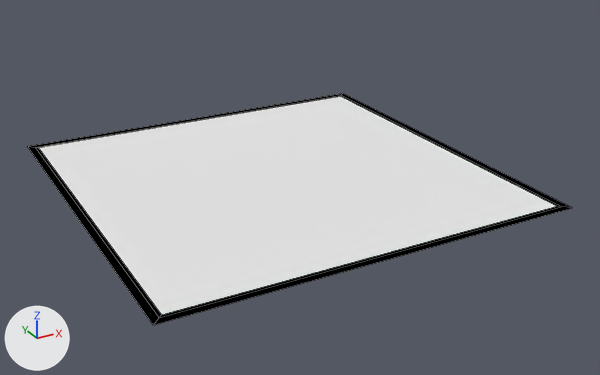
Renders of the Blender file Content/Blender/Resident1.blend from each side of a commit.
Camera for both pictures: a 50 mm lens placed at (-1.74, -3.41, 0.61), pointed at (0.06, -0.14, -1.03). The lights are fixed; the arrows at lower left show +X, +Y and +Z. Mesh edges are drawn as thin lines.
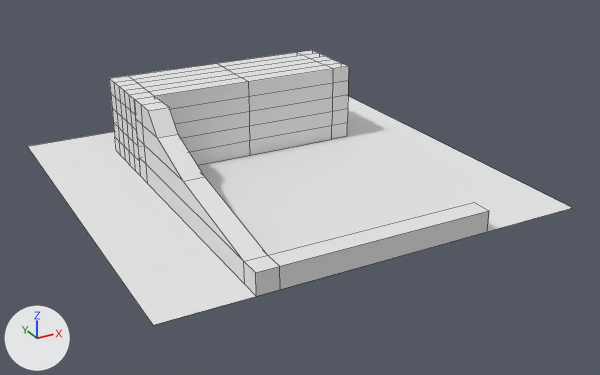
Where the newer file only moved an object's origin or applied its transform, the numbers keep the older frame.

What differs and where, as boxes (x1, y1, x2, y2) in the pictures (600 x 375 px):
'Plane', reshaped
    before: (27, 93, 572, 325)
    after: (27, 96, 572, 325)
'Cube.001', added
    after: (109, 50, 349, 176)
    faces in mat_red (white #e7e7e7): (114, 55, 333, 170)
    faces in mat_blue (white #e7e7e7): (170, 83, 333, 152)
    faces in mat_black (white #e7e7e7): (109, 50, 349, 176)
    faces in mat_gray (white #e7e7e7): (129, 52, 332, 96)
'Cube.002', added
    after: (134, 96, 489, 296)

The edits, one by one:
Material 'Blue' (mat_blue) is new.
Its base color is (0.8, 0.8, 0.8) (white #e7e7e7).
Material 'Red' (mat_red) is new.
Its base color is (0.8, 0.8, 0.8) (white #e7e7e7).
Material 'Yellow' (mat_yellow) is new.
Its base color is (0.8, 0.8, 0.8) (white #e7e7e7).
Material 'Gray' (mat_gray) is new.
Its base color is (0.8, 0.8, 0.8) (white #e7e7e7).
Material 'Black' (mat_black) is new.
Its base color is (0.8, 0.8, 0.8) (white #e7e7e7).
me_plane_001 has 12 vertices, 9 faces and spans x -1.0..1.0, y -1.0..1.0, z 0.0.
me_plane_001 is used by ob_plane; location (0.0, 0.0, -1.0).
Verts and faces of me_plane_001; kept vertices keep their numbers, new ones are numbered from 12.
Before the commit, vertices of me_plane_001: 0 (-1.0, -1.0, 0.0) at pixel (153, 325), 1 (1.0, -1.0, 0.0) at pixel (572, 207), 2 (-1.0, 1.0, 0.0) at pixel (27, 146), 3 (1.0, 1.0, 0.0) at pixel (342, 93), 4 (-0.96, -0.96, 0.0) at pixel (159, 317).
Before the commit, vertices of me_plane_001: 5 (0.96, -0.96, 0.0) at pixel (561, 206), 6 (-0.96, 0.96, 0.0) at pixel (35, 147), 7 (0.96, 0.96, 0.0) at pixel (340, 95), 8 (-0.95, -0.95, 0.0) at pixel (161, 314), 9 (0.95, -0.95, 0.0) at pixel (556, 206).
Before the commit, vertices of me_plane_001: 10 (-0.95, 0.95, 0.0) at pixel (38, 147), 11 (0.95, 0.95, 0.0) at pixel (340, 96).
me_plane_001 no longer uses material mat_material (black #000000).
Part 1, on me_plane_001:
Vertices deleted: 4 to 11 (with the faces that use them).
New faces: (0, 2, 3, 1).
Mesh me_cube_005 is new.
It has 38 vertices, 36 faces and spans x -1.0..21.0, y -25.0..1.0, z -1.0..7.0.
It uses material mat_blue (white #e7e7e7).
Mesh me_cube_004 is new.
It has 132 vertices, 130 faces and spans x -3.0..3.0, y -1.0..1.0, z -1.0..1.0.
Faces by material slot: [65, 8, 2, 5, 50].
It uses material mat_red (white #e7e7e7).
It uses material mat_gray (white #e7e7e7).
It uses material mat_yellow (white #e7e7e7).
It uses material mat_blue (white #e7e7e7).
It uses material mat_black (white #e7e7e7).
Object 'Cube.002' (ob_cube_002) is new; it shows me_cube_005.
Its location is (-0.55, 0.25, -0.95).
Its scale is (0.05, 0.05, 0.05).
Object 'Cube.001' (ob_cube_001) is new; it shows me_cube_004.
Its location is (0.0, 0.5, -0.8).
Its scale is (0.2, 0.2, 0.2).
